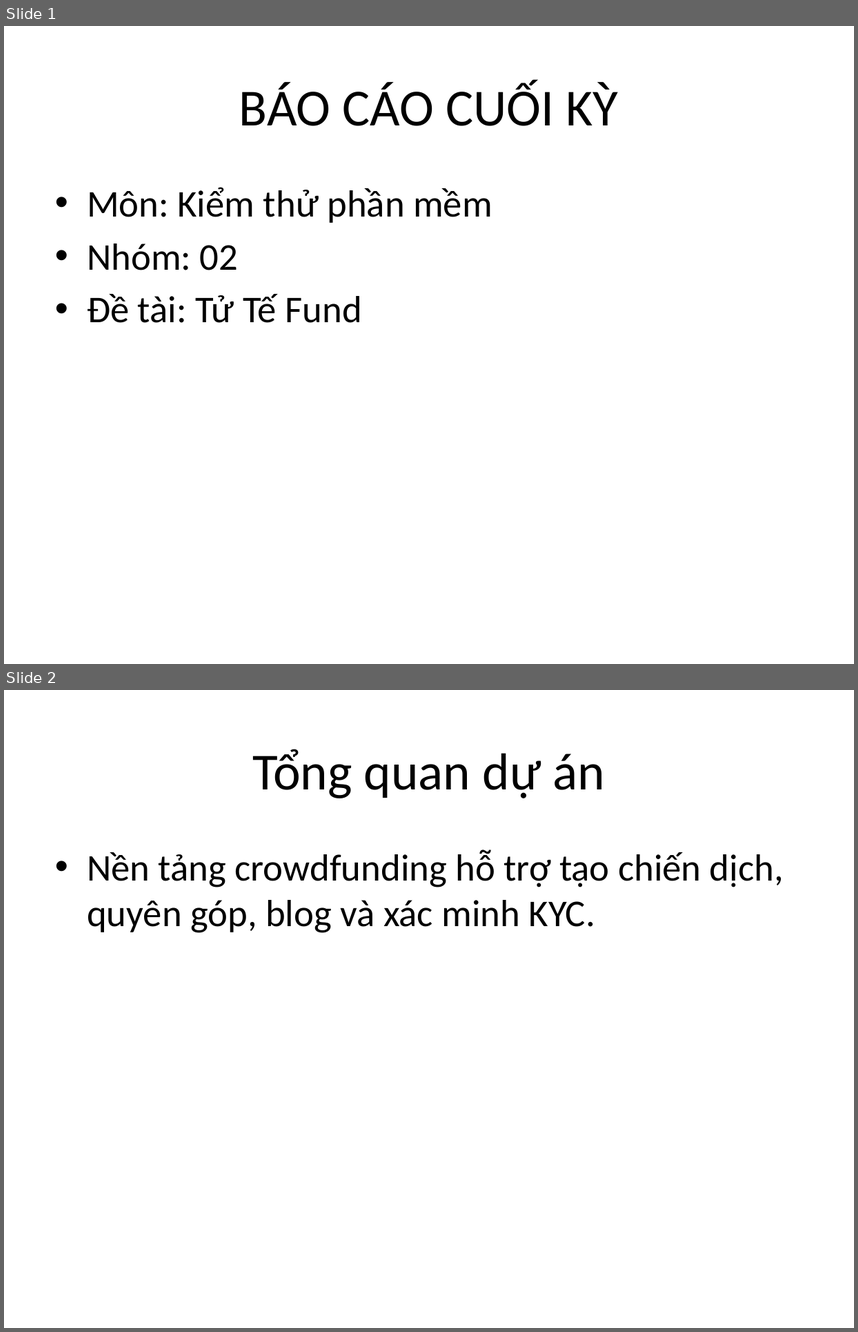
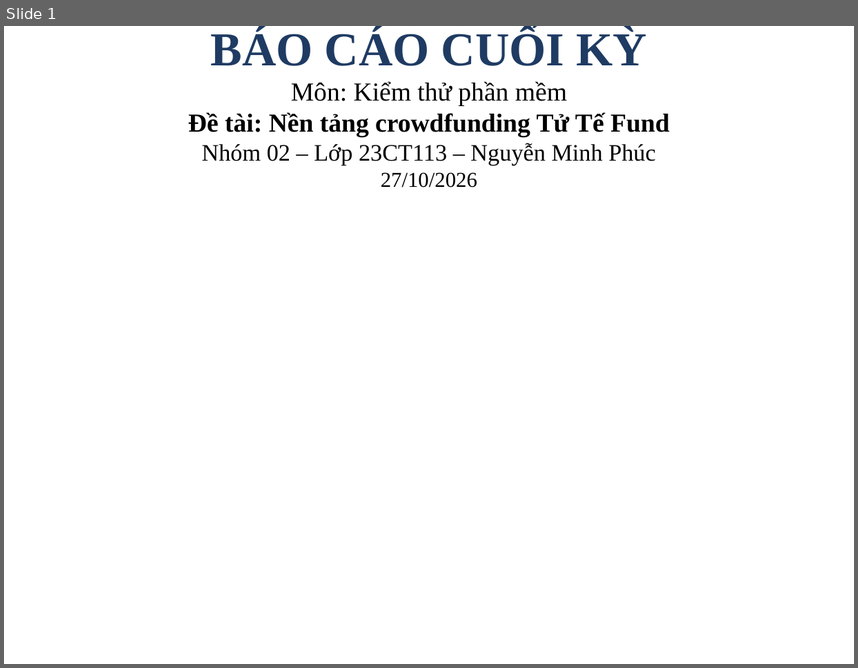
Before and after one commit to Escanor292/test, a slide deck: 23CT113_Nhom02_NenTangCrowdfunding(TuTeFund)/Word+ppt Báo Cáo/Ppt Báo cáo Nhóm 2 - 23CT113.pptx. Shown one above the other, each under a label of ours: slides 1 and 2 before the commit, slide 1 after it. The pictures are 858x1332 and 858x668 pixels, drawn with LibreOffice and Linux fonts; fonts in the diff are those of the drawing. Boxes give left, top, right and bottom in pixels: in the first picture for what was removed or moved away, otherwise in the second. Text is boxed around its words. In the diff, an @@ line names an element or a change of style, - is before the commit and + after.

```diff
--- a/23CT113_Nhom02_NenTangCrowdfunding(TuTeFund)/Word+ppt Báo Cáo/Ppt Báo cáo Nhóm 2 - 23CT113.pptx
+++ b/23CT113_Nhom02_NenTangCrowdfunding(TuTeFund)/Word+ppt Báo Cáo/Ppt Báo cáo Nhóm 2 - 23CT113.pptx
@@ slide 2 removed at bbox=[4, 690, 854, 1328], background #FFFFFF @@
@@ title removed at bbox=[252, 749, 605, 798] @@
-Tổng quan dự án
@@ text removed at bbox=[87, 849, 784, 933] @@
-• Nền tảng crowdfunding hỗ trợ tạo chiến dịch, quyên góp, blog và xác minh KYC.
@@ slide 1 changed as well @@
@@ title at bbox=[211, 28, 647, 66]: size 44 to 40 pt, font Calibri to Times New Roman, text colour #000000 to #1F3B63, bold on in "BÁO CÁO CUỐI KỲ" @@
@@ title at bbox=[188, 81, 670, 187]: paragraphs added @@
+Môn: Kiểm thử phần mềm
+Đề tài: Nền tảng crowdfunding Tử Tế Fund
+Nhóm 02 – Lớp 23CT113 – Nguyễn Minh Phúc
+27/10/2026
@@ text removed at bbox=[87, 187, 493, 323] @@
-• Môn: Kiểm thử phần mềm
-• Nhóm: 02
-• Đề tài: Tử Tế Fund
```
Also in this commit, not shown: 10 slides added, 4 other slides removed, 4 other files.
